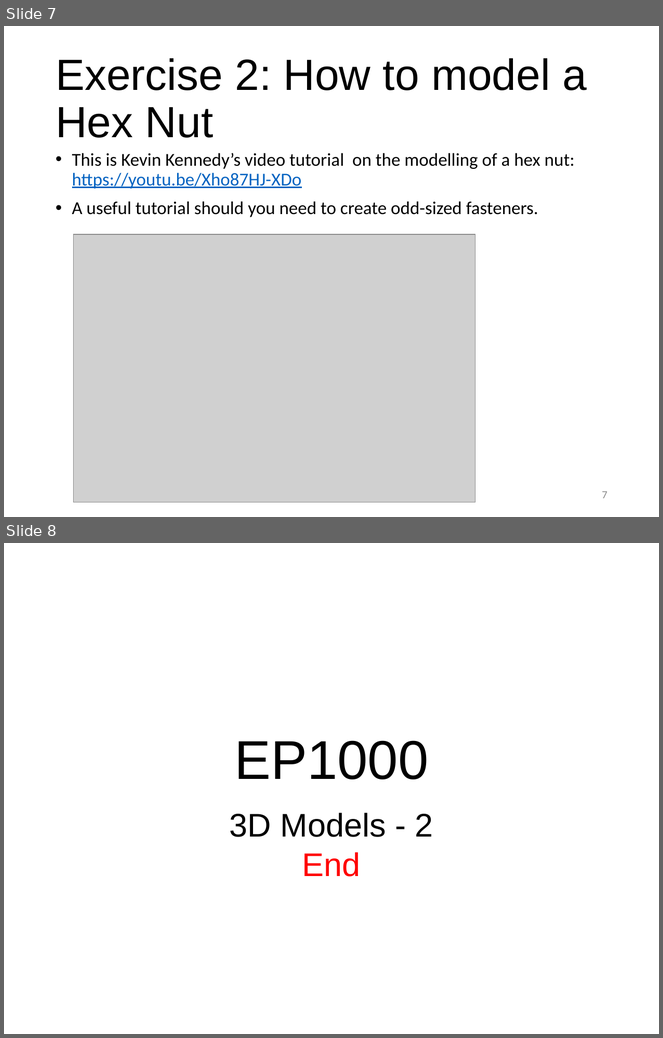
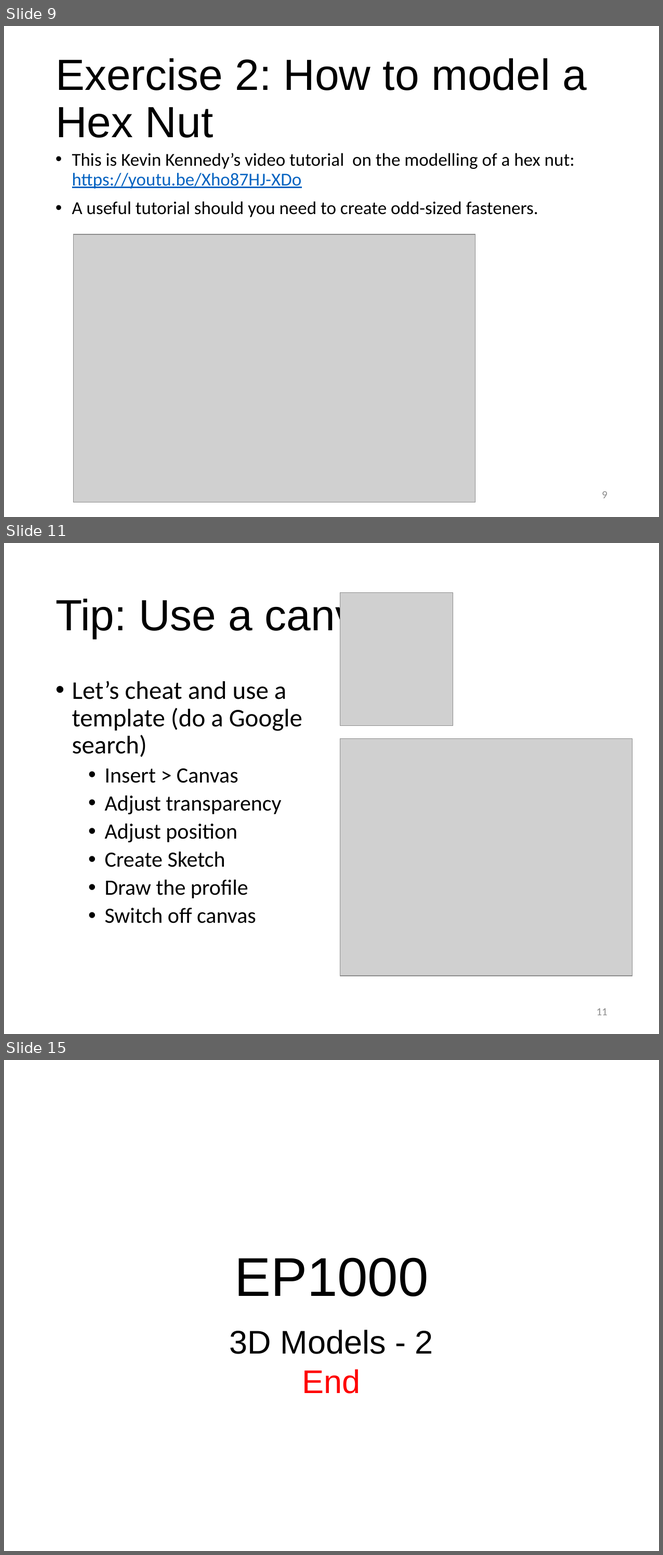
Before and after one commit to RDorville/digfab, a slide deck: presentations/ep1000_3dmodel2/ep1000_3dmodel2.pptx. Shown one above the other, each under a label of ours: slides 7 and 8 before the commit, slides 9, 11 and 15 after it; the slides between them are not shown. The pictures are 663x1038 and 663x1555 pixels, drawn with LibreOffice and Linux fonts; fonts in the diff are those of the drawing; grey boxes stand for pictures; background and template pictures are left out. Boxes give left, top, right and bottom in pixels: in the first picture for what was removed or moved away, otherwise in the second. Text is boxed around its words. In the diff, an @@ line names an element or a change of style, - is before the commit and + after.

```diff
--- a/presentations/ep1000_3dmodel2/ep1000_3dmodel2.pptx
+++ b/presentations/ep1000_3dmodel2/ep1000_3dmodel2.pptx
@@ slide 11 added at [4, 543, 659, 1034], background #FFFFFF @@
@@ title added at [55, 596, 403, 639], 48 pt, text #000000 @@
+Tip: Use a canvas
@@ picture added at [340, 593, 453, 726] @@
@@ text added at [72, 681, 302, 924], 24 pt, text #000000 @@
+• Let’s cheat and use a template (do a Google search)
+  • Insert > Canvas
+  • Adjust transparency
+  • Adjust position
+  • Create Sketch
+  • Draw the profile
+  • Switch off canvas
@@ picture added at [340, 739, 632, 976] @@
@@ page number added at [597, 1008, 608, 1016], 12 pt, text #8C8C8C @@
+11
@@ what was slide 7 is now slide 9 @@
@@ page number at [602, 491, 608, 499]: text changed @@
-7
+9
@@ what was slide 8 is now slide 15 @@
```
Also in this commit, not shown: 1 slide changed, 7 other slides added, 1 slide removed, 8 other files.
